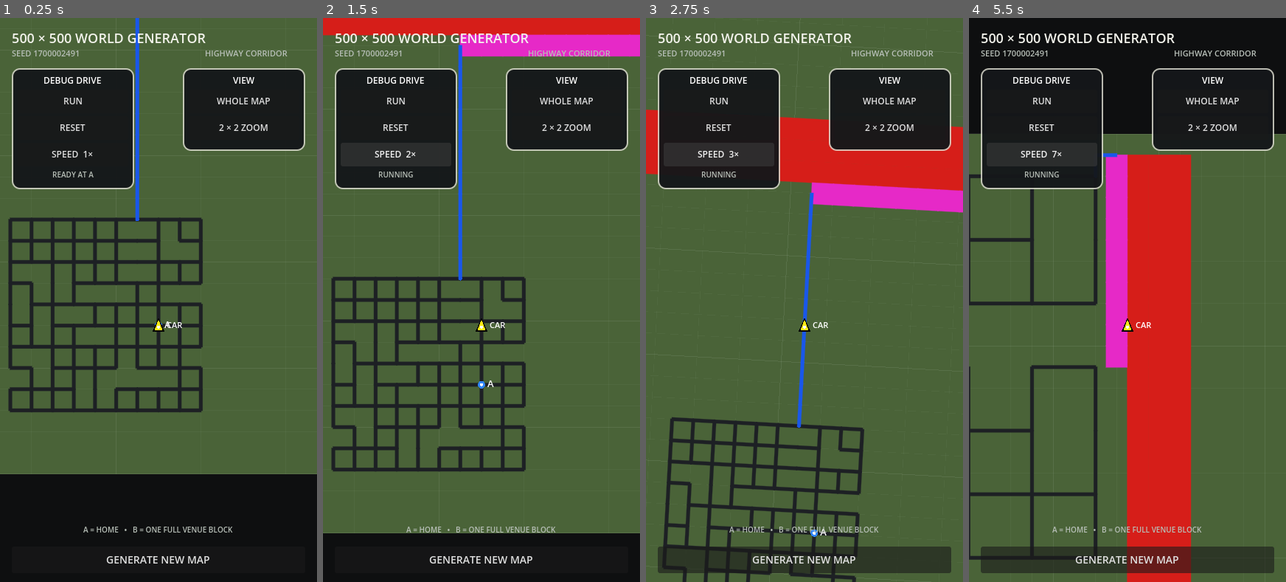
Above: before the commit, frames 1-4 (left to right).
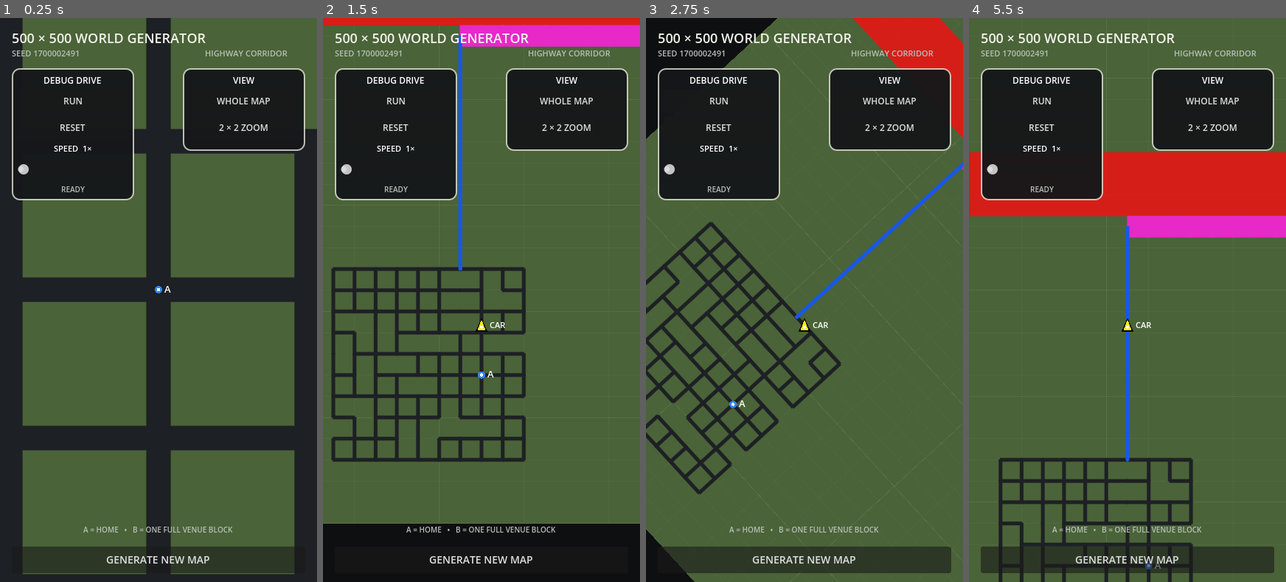
Above: after the commit, the same moments.

Repository: patrickcallahancomedy/comedian
Game: Godot game, scene res://scenes/drive/grid_world_prototype.tscn
Two runs of this game, one before a commit and one after it. Both use one fixed random seed, a clock stepped at 60 frames per second and the inputs below. This scene is started directly instead of the project's main scene.
Inputs (mouse positions are in pixels of both pictures, inside the frame that each line leads up to):
- Up to frame 1 (0.25 s): no input
- Up to frame 2 (1.5 s): click "RUN" at 0.5 s; click (395, 153) at 1.25 s, where only the run before the commit has a clickable "SPEED 1×"
- Up to frame 3 (2.75 s): click (718, 153) at 2 s, where only the run before the commit has a clickable "SPEED 2×"
- Up to frame 4 (5.5 s): click (1041, 153) at 2.75 s, where only the run before the commit has a clickable "SPEED 3×"; click (1041, 153) at 3.5 s, where only the run before the commit has a clickable "SPEED 4×"; click (1041, 153) at 4.25 s, where only the run before the commit has a clickable "SPEED 5×"; click (1041, 153) at 5 s, where only the run before the commit has a clickable "SPEED 6×"

The runs differ from the first frame. In frame 1, 42% of the frame differs, in the area x 0-100%, y 0-99%; in frame 2, 13%; in frame 3, 25%; in frame 4, 39%.
Error after the commit: Trying to assign value of type 'HSlider' to a variable of type 'Button'. (res://scripts/drive/grid_world_debug_car.gd:23)

Commit message:
Replace speed button with slider

Diff:
--- a/godot/scenes/drive/grid_world_prototype.tscn
+++ b/godot/scenes/drive/grid_world_prototype.tscn
@@ -157,12 +157,20 @@
 theme_override_font_sizes/font_size = 12
 text = "RESET"
 
-[node name="SpeedButton" type="Button" parent="DriveBox/Layout"]
-layout_mode = 2
-focus_mode = 0
-custom_minimum_size = Vector2(0, 32)
-theme_override_font_sizes/font_size = 12
+[node name="SpeedValueLabel" type="Label" parent="DriveBox/Layout"]
+layout_mode = 2
+theme_override_font_sizes/font_size = 11
 text = "SPEED  1×"
+horizontal_alignment = 1
+
+[node name="SpeedButton" type="HSlider" parent="DriveBox/Layout"]
+layout_mode = 2
+custom_minimum_size = Vector2(0, 32)
+min_value = 1.0
+max_value = 10.0
+step = 1.0
+value = 1.0
+rounded = true
 
 [node name="StatusLabel" type="Label" parent="DriveBox/Layout"]
 layout_mode = 2
